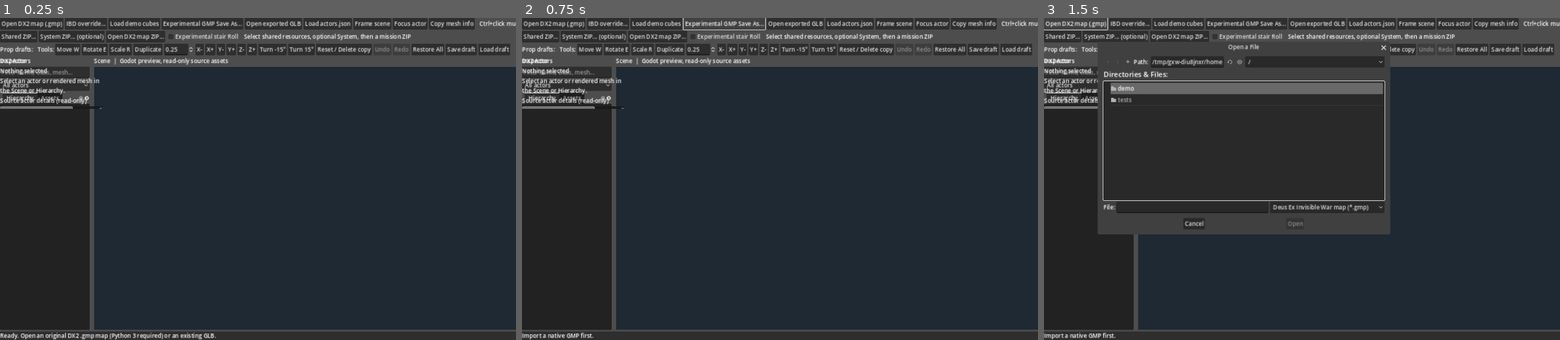
Above: before the commit, frames 1-3 (left to right).
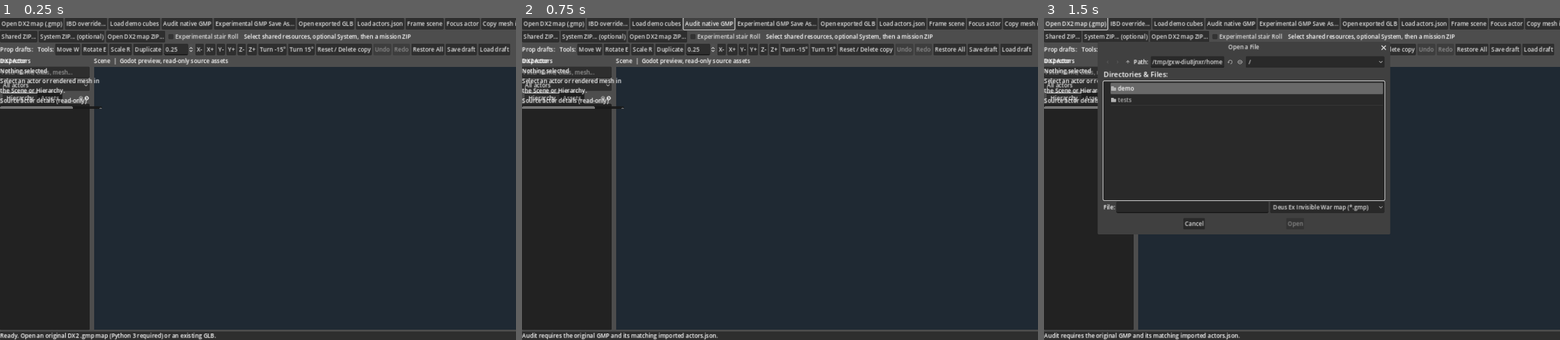
Above: after the commit, the same moments.

Repository: JakX2/Deus-Ex-2-SDK
Game: Godot game, scene res://main.tscn
Same seed, same stepped clock (60 frames per second), same inputs: the game is played once before the commit and once after it.
Inputs (mouse positions are in pixels of both pictures, inside the frame that each line leads up to):
- Up to frame 1 (0.25 s): no input
- Up to frame 2 (0.75 s): click (707, 24) at 0.5 s, where only the run after the commit has a clickable "Audit native GMP"
- Up to frame 3 (1.5 s): click "Open DX2 map (.gmp)" at 1.25 s

The runs differ from the first frame. In frame 1, 0.9% of the frame differs, in the area x 31-100%, y 0-4%; in frame 2, 1.3%, in the area x 0-100%, y 0-100%; in frame 3, 1.3%.

Commit message:
Add read-only Audit native GMP toolbar action with source Location compatibility report

Diff:
--- a/native_editor/godot_editor/main.gd
+++ b/native_editor/godot_editor/main.gd
@@ -56,6 +56,7 @@
 var gmp_save_as_dialog: FileDialog
 var native_export_thread: Thread = null
 var native_export_target := ""
+var native_audit_dialog: AcceptDialog
 var bundle_dialog: FileDialog
 var club_zip_dialog: FileDialog
 var shared_zip_dialog: FileDialog
@@ -173,6 +174,11 @@
     demo_btn.text = "Load demo cubes"
     demo_btn.pressed.connect(func(): load_glb(ProjectSettings.globalize_path("res://demo/scene.glb")))
     toolbar.add_child(demo_btn)
+    var audit_gmp_btn := Button.new()
+    audit_gmp_btn.text = "Audit native GMP"
+    audit_gmp_btn.tooltip_text = "Check original map actors for writable Location fields, without changing game files"
+    audit_gmp_btn.pressed.connect(_audit_current_native_map)
+    toolbar.add_child(audit_gmp_btn)
     var save_gmp_btn := Button.new()
     save_gmp_btn.text = "Experimental GMP Save As..."
     save_gmp_btn.tooltip_text = "Translation-only existing static mesh actors; separate folder; not game-tested"
@@ -614,6 +620,10 @@
     gmp_save_as_dialog.filters = PackedStringArray(["*.gmp ; Experimental location-only DX2 GMP"])
     gmp_save_as_dialog.file_selected.connect(_export_native_gmp_copy)
     add_child(gmp_save_as_dialog)
+    native_audit_dialog = AcceptDialog.new()
+    native_audit_dialog.title = "DX2Ed native Location audit (read-only)"
+    native_audit_dialog.dialog_text = "Import a retail GMP before running the source audit."
+    add_child(native_audit_dialog)
     bundle_dialog = FileDialog.new()
     bundle_dialog.access = FileDialog.ACCESS_FILESYSTEM
     bundle_dialog.file_mode = FileDialog.FILE_MODE_OPEN_FILE
@@ -2731,6 +2741,63 @@
         Vector3(safe[9], safe[10], safe[11])
     )
 
+func _audit_current_native_map() -> void:
+    if native_export_thread != null or build_thread != null:
+        status_label.text = "A map operation is already active."
+        return
+    var script := ProjectSettings.globalize_path("res://backend/dx2_native_save_as.py")
+    var actors_path := current_folder.path_join("actors.json")
+    if (last_gmp_path.is_empty() or not FileAccess.file_exists(last_gmp_path)
+        or current_source_map_name.to_lower() != last_gmp_path.get_file().to_lower()
+        or not FileAccess.file_exists(actors_path) or not FileAccess.file_exists(script)):
+        status_label.text = "Audit requires the original GMP and its matching imported actors.json."
+        return
+    native_export_thread = Thread.new()
+    var err := native_export_thread.start(_run_native_audit.bind(script, last_gmp_path, actors_path))
+    if err != OK:
+        native_export_thread = null
+        status_label.text = "Could not start native map audit."
+        return
+    status_label.text = "Inspecting DX2 GMP actor Location encodings (read-only)..."
+
+
+func _run_native_audit(script: String, source: String, actors_path: String) -> void:
+    var args := PackedStringArray([script, "--source", source, "--actors", actors_path, "--audit"])
+    var output: Array = []
+    var code := OS.execute("python", args, output, true)
+    if code == -1:
+        var py_args := PackedStringArray(["-3"])
+        py_args.append_array(args)
+        output.clear()
+        code = OS.execute("py", py_args, output, true)
+    call_deferred("_native_audit_finished", code, "\n".join(output))
+
+
+func _native_audit_finished(code: int, output: String) -> void:
+    if native_export_thread != null:
+        native_export_thread.wait_to_finish()
+        native_export_thread = null
+    var result: Variant = JSON.parse_string(output.strip_edges())
+    if code == 0 and typeof(result) == TYPE_DICTIONARY and result.get("schema") == "DX2Ed-native-location-audit-v1":
+        var eligible := int(result.get("native_location_candidates", 0))
+        var candidates := int(result.get("rendered_static_mesh_candidates", 0))
+        status_label.text = "Native Location audit: " + str(eligible) + " / " + str(candidates) + " static-mesh actors have writable Location tags. Game load unverified."
+        var audit_text := (
+            "Map: " + str(result.get("source", "")) +
+            "\nLocation candidates: " + str(eligible) + " / " + str(candidates) +
+            "\nUnsupported: " + str(result.get("unsupported_candidates", 0)) +
+            "\nReasons: " + JSON.stringify(result.get("reasons", {})) +
+            "\n\nThis checks existing serialized source fields only." +
+            "\nNative gameplay loading and collision are NOT verified."
+        )
+        if native_audit_dialog != null:
+            native_audit_dialog.dialog_text = audit_text
+            native_audit_dialog.popup_centered(Vector2i(680, 350))
+        return
+    var message := str(result.get("message", "Check original GMP and matching actor metadata.")) if typeof(result) == TYPE_DICTIONARY else output.strip_edges().substr(0, 240)
+    status_label.text = "Native location audit failed: " + message
+
+
 func _open_native_save_as_dialog() -> void:
     if scene_root == null or current_folder.is_empty():
         status_label.text = "Import a native GMP first."
